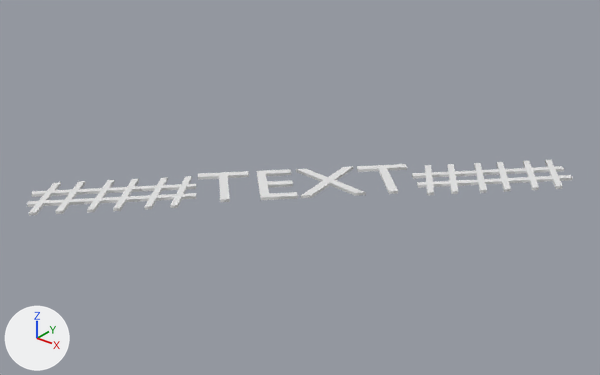
An edit to the Blender file static/ribbon.blend, drawn before and after from the same camera.
Both versions are drawn from a camera (50 mm lens) standing at (11.73, -15.82, 9.55) and looking at (-0.58, -0.42, 0.0). The lights are fixed; the arrows at lower left show +X, +Y and +Z. Text is drawn in Blender's own font.

Objects in the first picture: 'Text'.
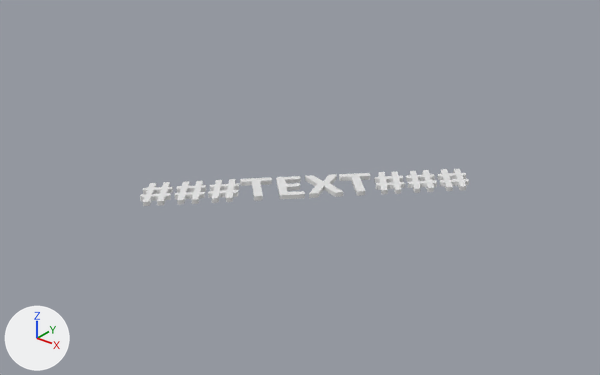
Commit message: update ribbon

What differs and where, as boxes (x1, y1, x2, y2) in the pictures (600 x 375 px):
```json
{"object": "Text", "change": "reshaped, moved", "before": [27, 160, 573, 215], "after": [140, 169, 469, 206], "on screen": "40% narrower, 32% shorter"}
```

Scene script edits in JSON lines:
```json
{"op": "add", "block": "me_text", "code": ["me_text = bpy.data.meshes.new('Text')", "me_text.from_pydata(...)  # 21420 vertices, 16049 faces; spans x -4.31..4.31, y -0.01..1.1, z -0.06..0.06"]}
{"op": "set", "path": "ob_text", "old": "bpy.data.objects.new('Text', txt_text)", "new": "bpy.data.objects.new('Text', me_text)"}
{"op": "set", "path": "ob_text.location", "old": "(0.0, -0.73, 0.04)", "new": "(0.0, -0.73, 0.06)"}
```
